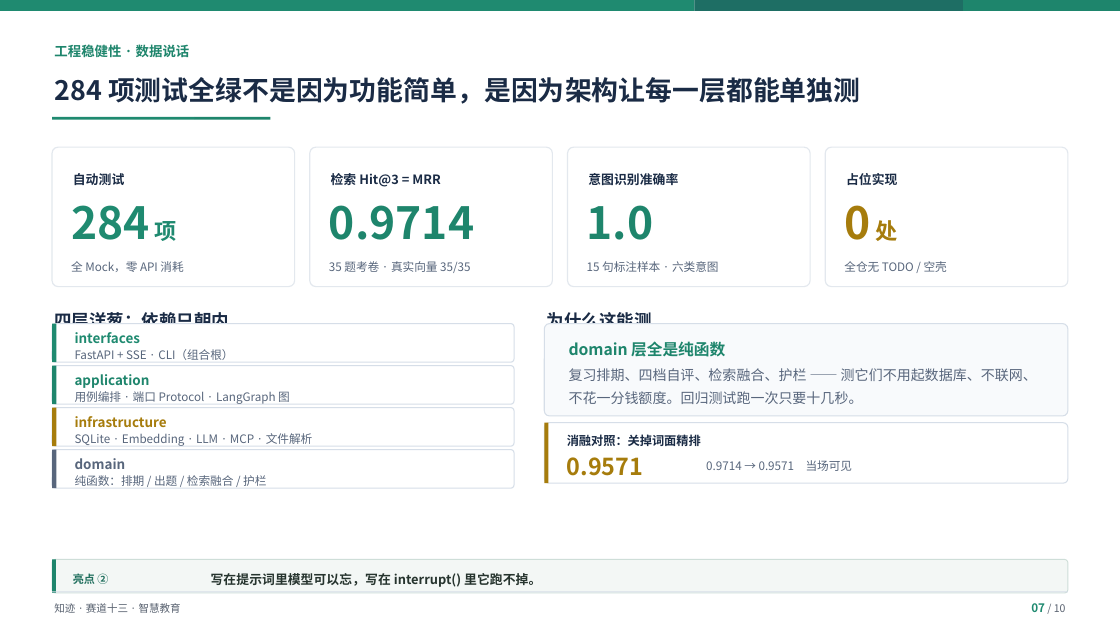
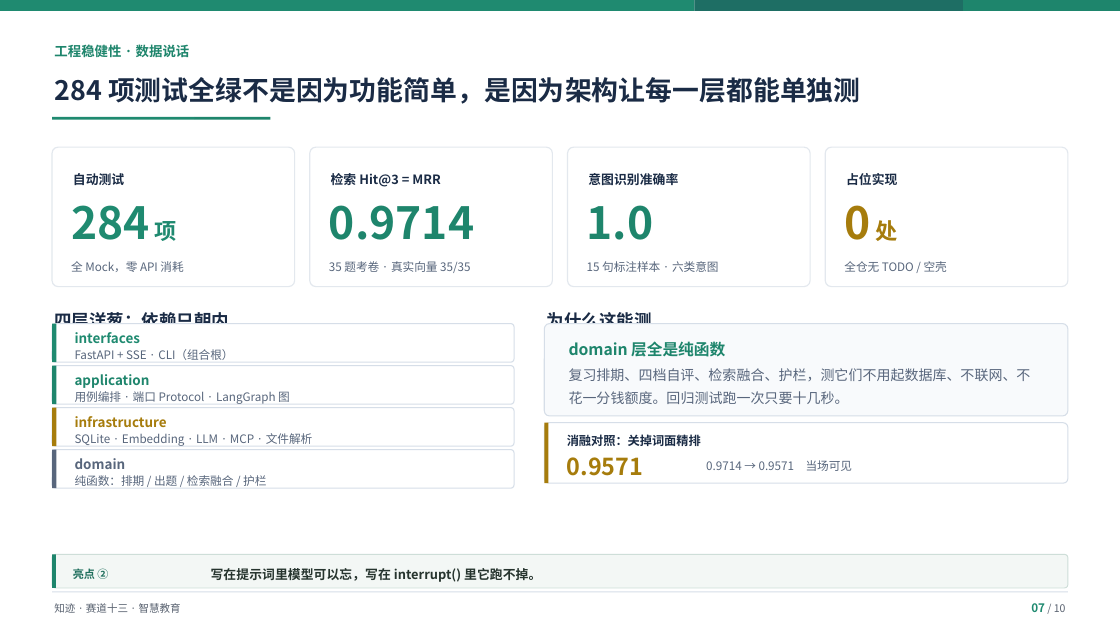
Before and after one commit to Baicaicn23/StudyGraph, a slide deck: slide 7 of docs/作品集/参赛/知迹答辩/知迹答辩.pptx. Drawn at 1120x630 pixels with LibreOffice and Linux fonts; fonts in the diff are those of the drawing. Boxes give left, top, right and bottom in pixels: in the first picture for what was removed or moved away, otherwise in the second. Text is boxed around its words. In the diff, an @@ line names an element or a change of style, - is before the commit and + after.

```diff
--- a/docs/作品集/参赛/知迹答辩/知迹答辩.pptx
+++ b/docs/作品集/参赛/知迹答辩/知迹答辩.pptx
@@ text at [569,368,1031,404]: text changed @@
-复习排期、四档自评、检索融合、护栏 —— 测它们不用起数据库、不联网、不花一分钱额度。回归测试跑一次只要十几秒。
+复习排期、四档自评、检索融合、护栏，测它们不用起数据库、不联网、不花一分钱额度。回归测试跑一次只要十几秒。
@@ 2 texts, 1 rounded rectangle, 1 rectangle: place and size @@
-2 texts, 1 rounded rectangle, 1 rectangle at [52,560,1068,593]
+2 texts, 1 rounded rectangle, 1 rectangle at [52,555,1068,588]
```
Also in this commit, not shown: 8 other slides changed, 2 other files.
